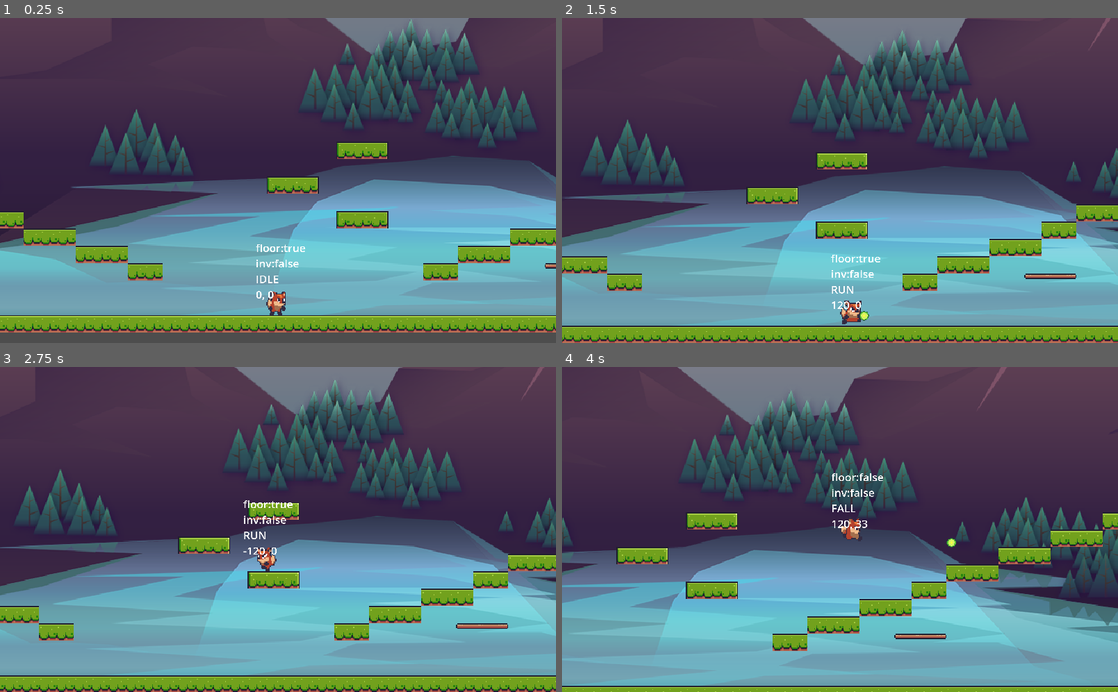
Above: before the commit, frames 1-4 (two rows, left to right).
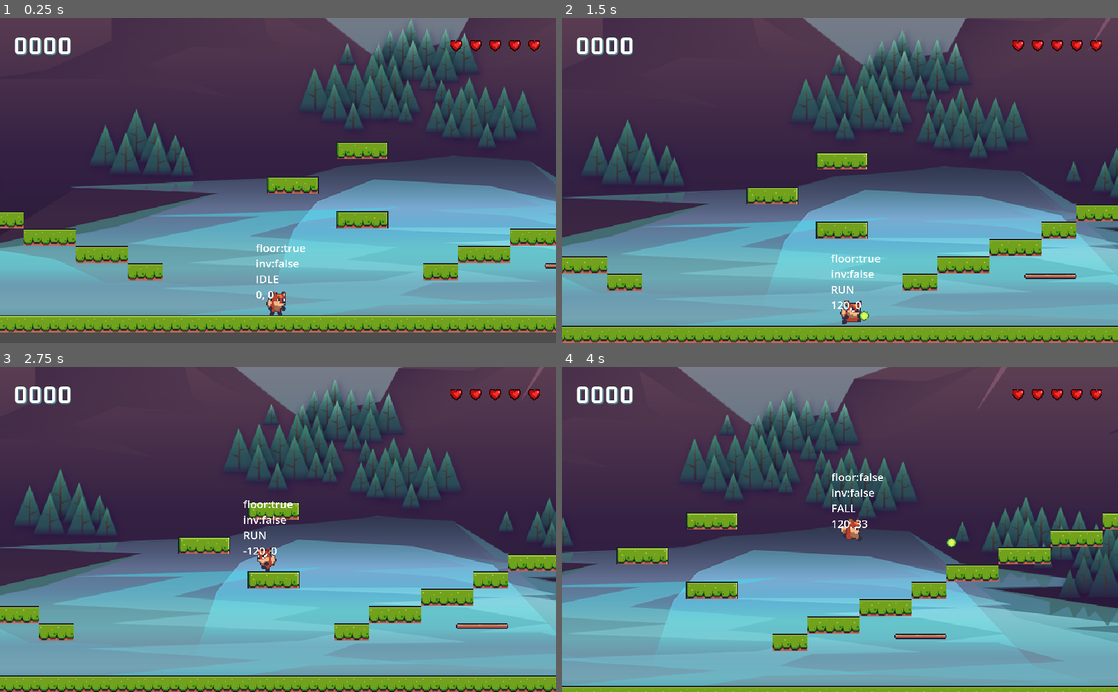
Above: after the commit, the same moments.

Repository: mattburro/Foxy-Antics
Game: Godot game, scene res://level_base/level_base.tscn
The game is run twice, just before and just after one commit, with the same random seed, the same clock (stepped at 60 frames per second) and the same inputs. The project has no main scene, so this scene is started directly.
Inputs:
- Up to frame 1 (0.25 s): no input
- Up to frame 2 (1.5 s): hold Space (jump) 0.53-1.28 s; hold D (right) from 0.53 s (still down); tap Shift (shoot) at 1.35 s
- Up to frame 3 (2.75 s): tap Space (jump) at 1.52, 1.55, 1.82 s; release D (right) at 2.03 s; hold A (left) from 2.03 s (still down); hold Space (jump) from 2.03 s (still down)
- Up to frame 4 (4 s): release A (left) at 2.78 s; release Space (jump) at 2.78 s; hold D (right) from 2.78 s (still down); tap Shift (shoot) at 2.85 s; tap Space (jump) at 3.02, 3.05, 3.32 s; hold Space (jump) from 3.53 s (still down)

The runs differ from the first frame. In frame 1, 0.7% of the frame differs, in the area x 2-98%, y 5-12%; in frame 2, 0.7%; in frame 3, 0.7%; in frame 4, 0.7%.

Commit message:
Stub HUD

Diff:
--- /dev/null
+++ b/assets/label_settings/GL_48_White.tres
@@ -0,0 +1,11 @@
+[gd_resource type="LabelSettings" load_steps=2 format=3 uid="uid://dlgw7vfyxawxl"]
+
+[ext_resource type="FontFile" uid="uid://qiiwa4uxvsk5" path="res://assets/fonts/gemunu-libre-v8-latin-700.ttf" id="1_qkcqf"]
+
+[resource]
+font = ExtResource("1_qkcqf")
+font_size = 48
+outline_size = 2
+outline_color = Color(0.0901961, 0.0901961, 0.0901961, 1)
+shadow_size = 2
+shadow_color = Color(0.298039, 0.686275, 0.705882, 1)
--- /dev/null
+++ b/assets/label_settings/LG_24_Subtitle.tres
@@ -0,0 +1,10 @@
+[gd_resource type="LabelSettings" load_steps=2 format=3 uid="uid://da1od3uvbukrl"]
+
+[ext_resource type="FontFile" uid="uid://s34d1viefgjf" path="res://assets/fonts/LuckiestGuy-Regular.ttf" id="1_yscwe"]
+
+[resource]
+font = ExtResource("1_yscwe")
+font_size = 24
+font_color = Color(0.631373, 0.729412, 0.996078, 1)
+outline_size = 2
+outline_color = Color(0.0588235, 0.290196, 1, 1)
--- /dev/null
+++ b/assets/label_settings/LG_64_Blue.tres
@@ -0,0 +1,9 @@
+[gd_resource type="LabelSettings" load_steps=2 format=3 uid="uid://bsblxmyqypc2e"]
+
+[ext_resource type="FontFile" uid="uid://s34d1viefgjf" path="res://assets/fonts/LuckiestGuy-Regular.ttf" id="1_wp662"]
+
+[resource]
+font = ExtResource("1_wp662")
+font_size = 64
+font_color = Color(0.105882, 0.52549, 0.705882, 1)
+outline_size = 4
--- /dev/null
+++ b/hud/hud.tscn
@@ -0,0 +1,135 @@
+[gd_scene load_steps=5 format=3 uid="uid://cn35wxc5r0ofy"]
+
+[ext_resource type="LabelSettings" uid="uid://dlgw7vfyxawxl" path="res://assets/label_settings/GL_48_White.tres" id="1_4duem"]
+[ext_resource type="Texture2D" uid="uid://sskbq56hk7sj" path="res://assets/items/pixel heart 2.png" id="2_ruyw8"]
+[ext_resource type="LabelSettings" uid="uid://bsblxmyqypc2e" path="res://assets/label_settings/LG_64_Blue.tres" id="3_1urws"]
+[ext_resource type="LabelSettings" uid="uid://da1od3uvbukrl" path="res://assets/label_settings/LG_24_Subtitle.tres" id="4_8qtwb"]
+
+[node name="HUD" type="Control"]
+layout_mode = 3
+anchors_preset = 15
+anchor_right = 1.0
+anchor_bottom = 1.0
+grow_horizontal = 2
+grow_vertical = 2
+
+[node name="MarginContainer" type="MarginContainer" parent="."]
+layout_mode = 1
+anchors_preset = 15
+anchor_right = 1.0
+anchor_bottom = 1.0
+grow_horizontal = 2
+grow_vertical = 2
+theme_override_constants/margin_left = 24
+theme_override_constants/margin_top = 24
+theme_override_constants/margin_right = 24
+theme_override_constants/margin_bottom = 24
+
+[node name="HBoxContainer" type="HBoxContainer" parent="MarginContainer"]
+layout_mode = 2
+size_flags_vertical = 0
+
+[node name="ScoreLabel" type="Label" parent="MarginContainer/HBoxContainer"]
+layout_mode = 2
+size_flags_horizontal = 3
+text = "0000"
+label_settings = ExtResource("1_4duem")
+
+[node name="HBoxContainer" type="HBoxContainer" parent="MarginContainer/HBoxContainer"]
+layout_mode = 2
+
+[node name="L1" type="TextureRect" parent="MarginContainer/HBoxContainer/HBoxContainer"]
+layout_mode = 2
+texture = ExtResource("2_ruyw8")
+stretch_mode = 5
+
+[node name="L2" type="TextureRect" parent="MarginContainer/HBoxContainer/HBoxContainer"]
+layout_mode = 2
+texture = ExtResource("2_ruyw8")
+stretch_mode = 5
+
+[node name="L3" type="TextureRect" parent="MarginContainer/HBoxContainer/HBoxContainer"]
+layout_mode = 2
+texture = ExtResource("2_ruyw8")
+stretch_mode = 5
+
+[node name="L4" type="TextureRect" parent="MarginContainer/HBoxContainer/HBoxContainer"]
+layout_mode = 2
+texture = ExtResource("2_ruyw8")
+stretch_mode = 5
+
+[node name="L5" type="TextureRect" parent="MarginContainer/HBoxContainer/HBoxContainer"]
+layout_mode = 2
+texture = ExtResource("2_ruyw8")
+stretch_mode = 5
+
+[node name="EndScreen" type="ColorRect" parent="."]
+unique_name_in_owner = true
+visible = false
+layout_mode = 1
+anchors_preset = 15
+anchor_right = 1.0
+anchor_bottom = 1.0
+grow_horizontal = 2
+grow_vertical = 2
+color = Color(0, 0.00392157, 0.0980392, 0.745098)
+
+[node name="LevelComplete" type="VBoxContainer" parent="EndScreen"]
+unique_name_in_owner = true
+visible = false
+layout_mode = 1
+anchors_preset = 8
+anchor_left = 0.5
+anchor_top = 0.5
+anchor_right = 0.5
+anchor_bottom = 0.5
+offset_left = -20.0
+offset_top = -20.0
+offset_right = 20.0
+offset_bottom = 20.0
+grow_horizontal = 2
+grow_vertical = 2
+
+[node name="Label" type="Label" parent="EndScreen/LevelComplete"]
+layout_mode = 2
+text = "LEVEL COMPLETE!"
+label_settings = ExtResource("3_1urws")
+horizontal_alignment = 1
+vertical_alignment = 1
+
+[node name="Label2" type="Label" parent="EndScreen/LevelComplete"]
+layout_mode = 2
+text = "Press jump for next level"
+label_settings = ExtResource("4_8qtwb")
+horizontal_alignment = 1
+vertical_alignment = 1
+
+[node name="GameOver" type="VBoxContainer" parent="EndScreen"]
+unique_name_in_owner = true
+visible = false
+layout_mode = 1
+anchors_preset = 8
+anchor_left = 0.5
+anchor_top = 0.5
+anchor_right = 0.5
+anchor_bottom = 0.5
+offset_left = -20.0
+offset_top = -20.0
+offset_right = 20.0
+offset_bottom = 20.0
+grow_horizontal = 2
+grow_vertical = 2
+
+[node name="Label" type="Label" parent="EndScreen/GameOver"]
+layout_mode = 2
+text = "GAME OVER!"
+label_settings = ExtResource("3_1urws")
+horizontal_alignment = 1
+vertical_alignment = 1
+
+[node name="Label2" type="Label" parent="EndScreen/GameOver"]
+layout_mode = 2
+text = "Press jump for main menu"
+label_settings = ExtResource("4_8qtwb")
+horizontal_alignment = 1
+vertical_alignment = 1
--- a/level_base/level_base.tscn
+++ b/level_base/level_base.tscn
@@ -1,8 +1,9 @@
-[gd_scene load_steps=9 format=3 uid="uid://dihf6jl4gkunf"]
+[gd_scene load_steps=10 format=3 uid="uid://dihf6jl4gkunf"]
 
 [ext_resource type="Texture2D" uid="uid://dbo8s4c403geq" path="res://assets/tiles/Terrain (16x16).png" id="1_wbw04"]
 [ext_resource type="Script" path="res://level_base/level_base.gd" id="1_ymxc8"]
 [ext_resource type="PackedScene" uid="uid://cej83oxkncb8p" path="res://player_camera/player_camera.tscn" id="2_ack6v"]
+[ext_resource type="PackedScene" uid="uid://cn35wxc5r0ofy" path="res://hud/hud.tscn" id="2_eskm7"]
 [ext_resource type="PackedScene" uid="uid://ct4e5uvs38fek" path="res://player/player.tscn" id="3_n875w"]
 [ext_resource type="AudioStream" uid="uid://cef6yfgwg2jkf" path="res://assets/sound/Flowing Rocks.ogg" id="6_hwgtw"]
 [ext_resource type="PackedScene" uid="uid://bs70q7uulv6fg" path="res://scrolling_background/scrolling_background.tscn" id="9_8y8bx"]
@@ -570,6 +571,10 @@
 [node name="LevelBase" type="Node2D"]
 script = ExtResource("1_ymxc8")
 
+[node name="CanvasLayer" type="CanvasLayer" parent="."]
+
+[node name="HUD" parent="CanvasLayer" instance=ExtResource("2_eskm7")]
+
 [node name="ScrollingBackground" parent="." instance=ExtResource("9_8y8bx")]
 
 [node name="TileMap" type="TileMap" parent="."]
